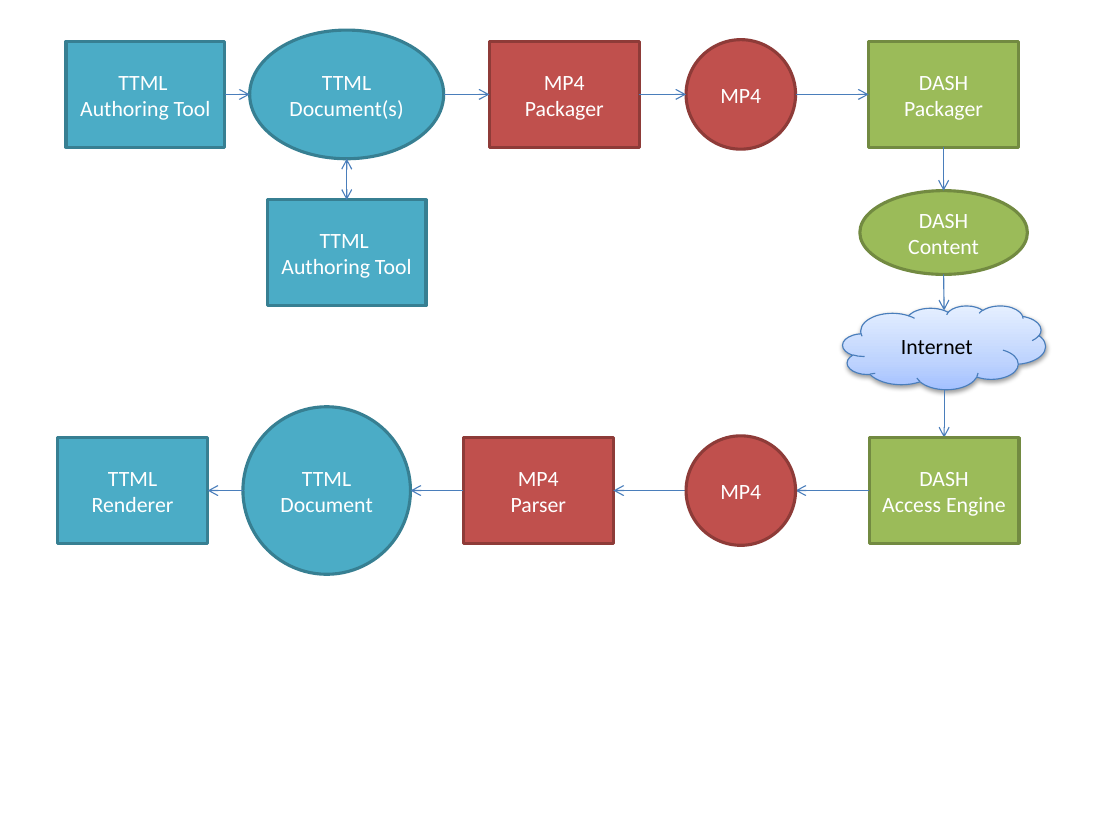
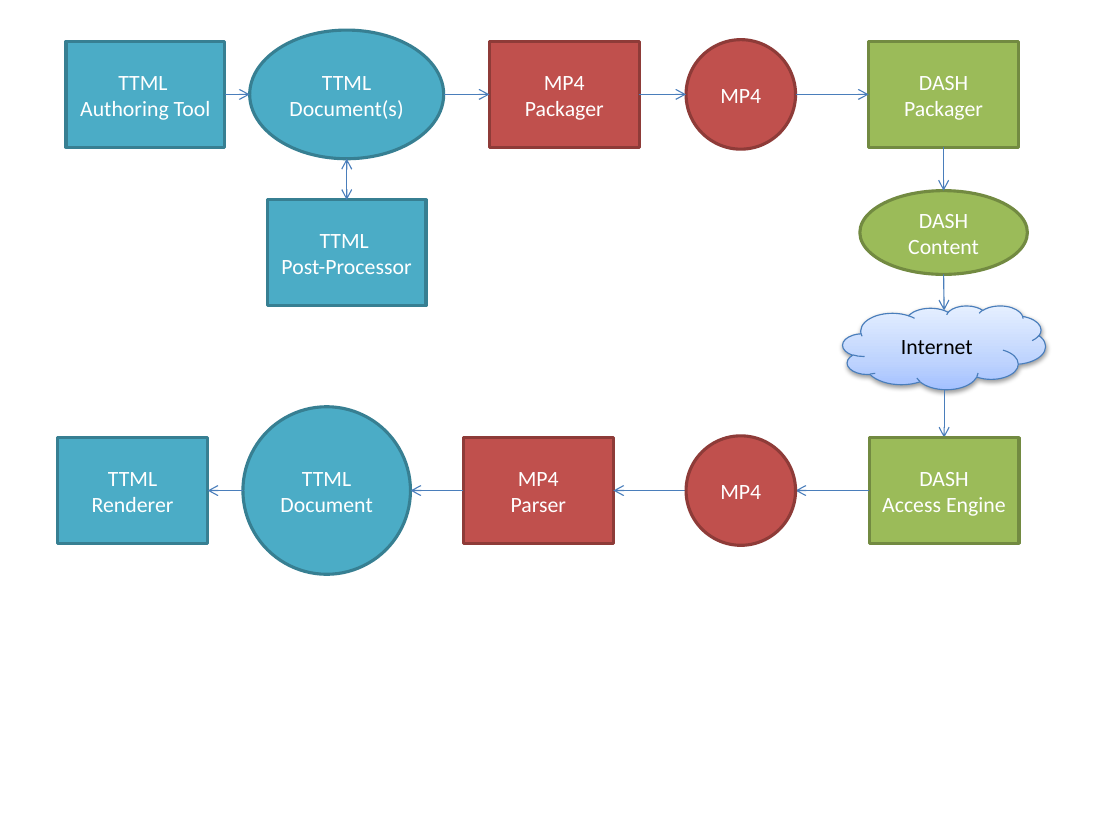
Before and after one commit to rbouqueau/TTML_in_MP4_DASH_statement, a slide deck: slide 1 of TTMLWorkflow.pptx. Drawn at 1120x840 pixels with LibreOffice and Linux fonts; fonts in the diff are those of the drawing. Boxes give left, top, right and bottom in pixels: in the first picture for what was removed or moved away, otherwise in the second. Text is boxed around its words. In the diff, an @@ line names an element or a change of style, - is before the commit and + after.

```diff
--- a/TTMLWorkflow.pptx
+++ b/TTMLWorkflow.pptx
@@ text in rectangle at (x1=281, y1=234, x2=411, y2=274): text changed @@
-TTML
-Authoring Tool
+TTML
+Post-Processor
```
Also in this commit, not shown: 1 other file.
